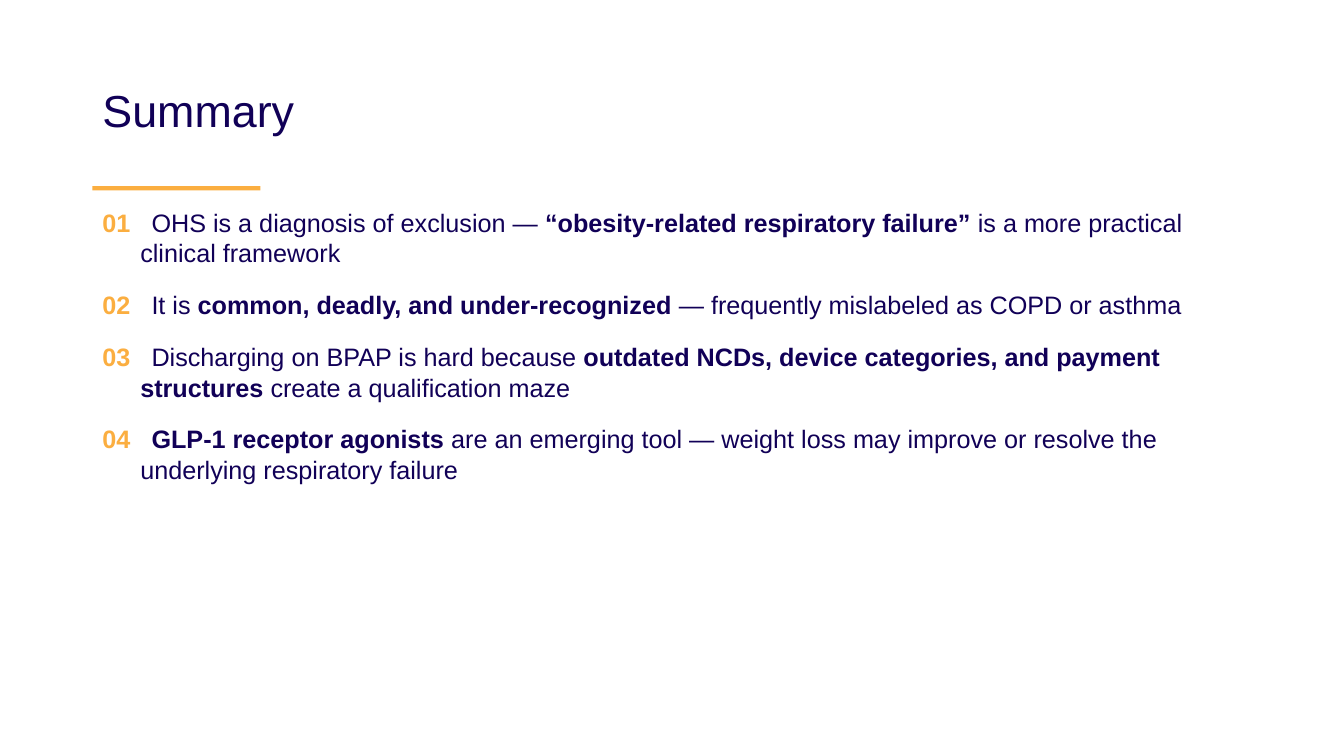
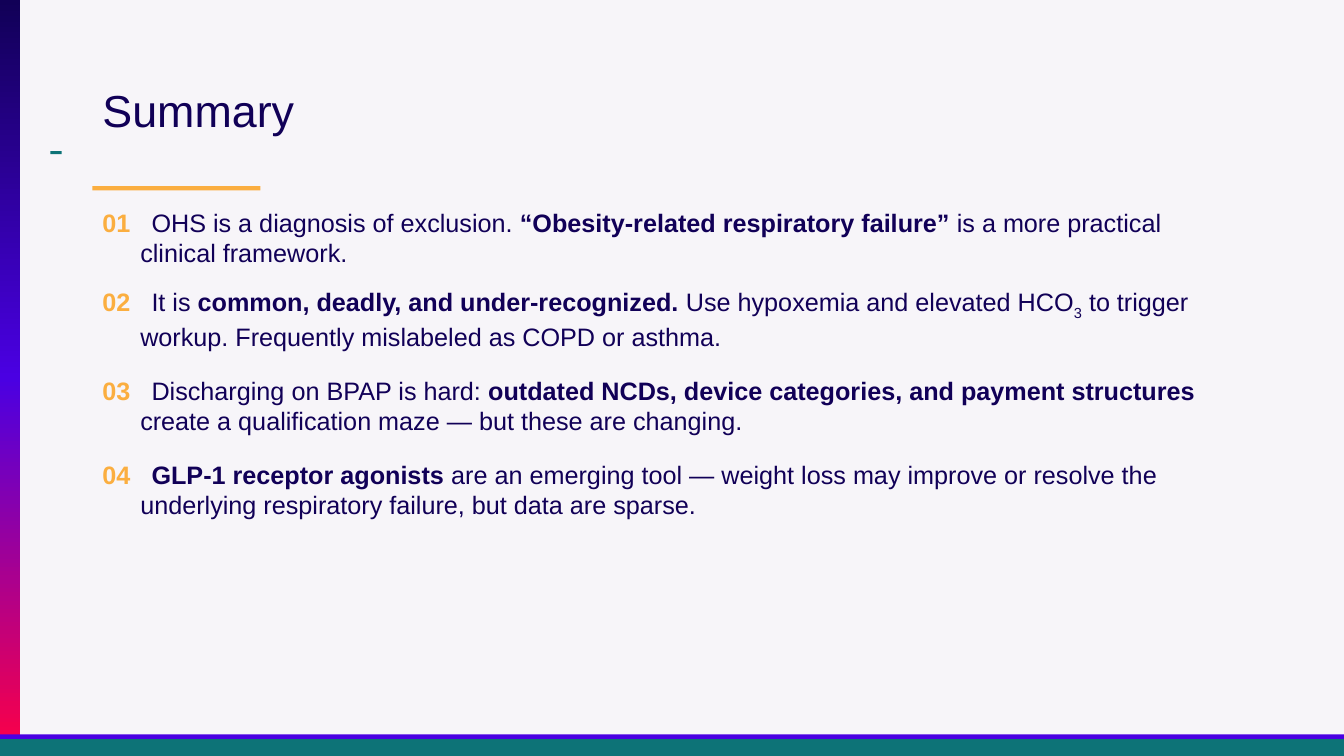
Before and after one commit to reblocke/clinical_talks, a slide deck: slide 39 of archive/Presentations/Locke Utah ACP OHS 2026.pptx (slide 28 before the commit). Drawn at 1344x756 pixels with LibreOffice and Linux fonts; fonts in the diff are those of the drawing. Boxes give left, top, right and bottom in pixels: in the first picture for what was removed or moved away, otherwise in the second. Text is boxed around its words. In the diff, an @@ line names an element or a change of style, - is before the commit and + after.

```diff
--- a/archive/Presentations/Locke Utah ACP OHS 2026.pptx
+++ b/archive/Presentations/Locke Utah ACP OHS 2026.pptx
@@ background #FFFFFF to #F7F5F9 @@
@@ rectangle added at <box>0,0,20,756</box>, fill gradient #110057 to #4A00E2 to #FF0044 @@
@@ rectangle added at <box>50,151,62,154</box>, fill #0D7377 @@
@@ text at <box>102,213,1195,520</box>: text changed @@
-01 OHS is a diagnosis of exclusion — “obesity-related respiratory failure” is a more practical clinical framework
-02 It is common, deadly, and under-recognized — frequently mislabeled as COPD or asthma
-03 Discharging on BPAP is hard because outdated NCDs, device categories, and payment structures create a qualification maze
-04 GLP-1 receptor agonists are an emerging tool — weight loss may improve or resolve the underlying respiratory failure
+01 OHS is a diagnosis of exclusion. “Obesity-related respiratory failure” is a more practical clinical framework.
+02 It is common, deadly, and under-recognized. Use hypoxemia and elevated HCO3 to trigger workup. Frequently mislabeled as COPD or asthma.
+03 Discharging on BPAP is hard: outdated NCDs, device categories, and payment structures create a qualification maze — but these are changing.
+04 GLP-1 receptor agonists are an emerging tool — weight loss may improve or resolve the underlying respiratory failure, but data are sparse.
@@ rectangle added at <box>0,735,1344,745</box>, fill #4A00E2 @@
@@ rectangle added at <box>0,739,1344,756</box>, fill #0D7377 @@
```
Also in this commit, not shown: 28 other slides changed, 11 slides added.
